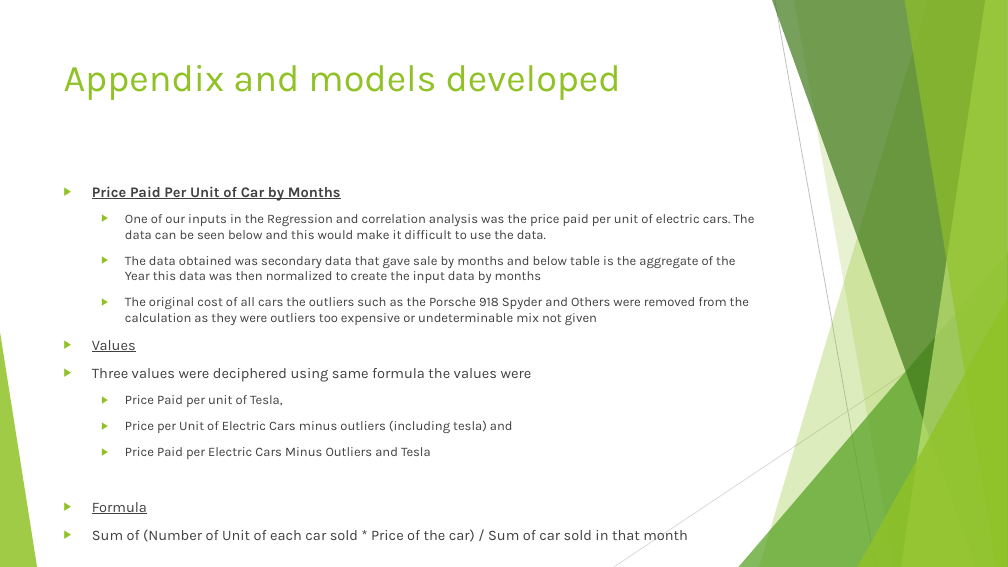
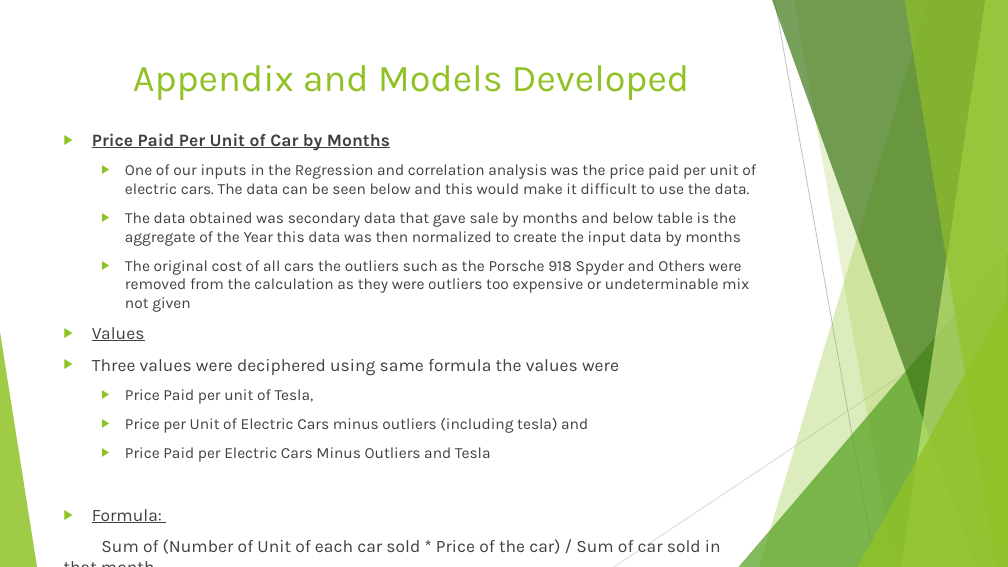
Before and after one commit to sonamgupta1105/Tesla_Analytics, a slide deck: slide 14 of finalPptTesla.pptx. Drawn at 1008x567 pixels with LibreOffice and Linux fonts; fonts in the diff are those of the drawing. Boxes give left, top, right and bottom in pixels: in the first picture for what was removed or moved away, otherwise in the second. Text is boxed around its words. In the diff, an @@ line names an element or a change of style, - is before the commit and + after.

```diff
--- a/finalPptTesla.pptx
+++ b/finalPptTesla.pptx
@@ title at box(133, 65, 690, 100): text changed @@
-Appendix and models developed
+Appendix and Models Developed
@@ text "Price Paid Per Unit of ...": place and size @@
-text "Price Paid Per Unit of ..." at box(92, 186, 754, 542)
+text "Price Paid Per Unit of ..." at box(92, 133, 756, 554)
@@ text at box(92, 133, 756, 554): size 13.9 to 16.6 pt in "Price Paid Per Unit of Car by ...", "Values", "Three values were deciphered using same formula ...", "Sum of (Number of Unit of each ..."; size 12.4 to 14.8 pt in "One of our inputs in the Regression ...", "The data obtained was secondary data that ...", "The original cost of all cars the ...", "Price Paid per unit of Tesla," and 2 more places; bullet ▶ to none @@
@@ text at box(92, 509, 162, 523): text changed; size 13.9 to 16.6 pt @@
-▶ Formula
+▶ Formula:
```
Also in this commit, not shown: 4 other slides changed.
